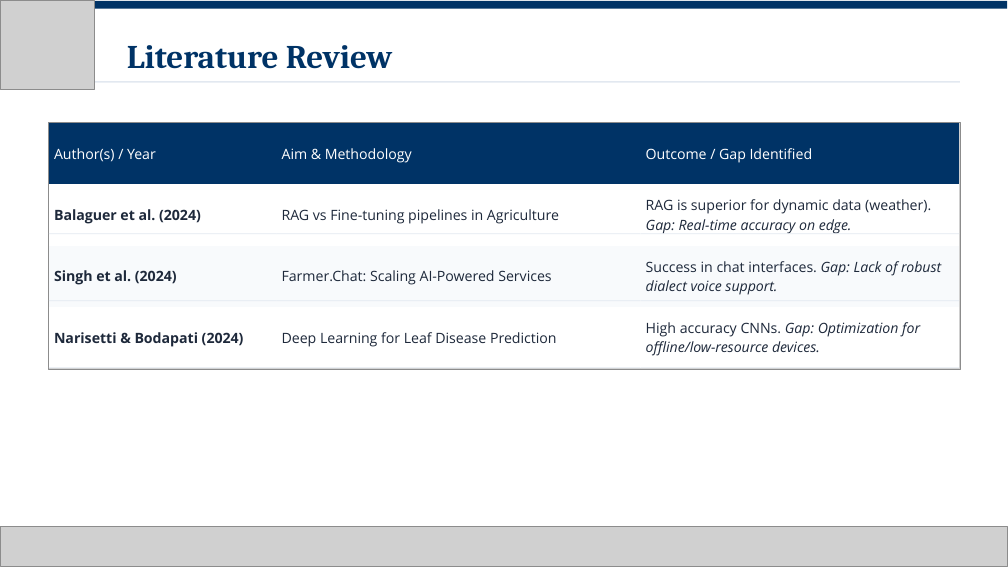
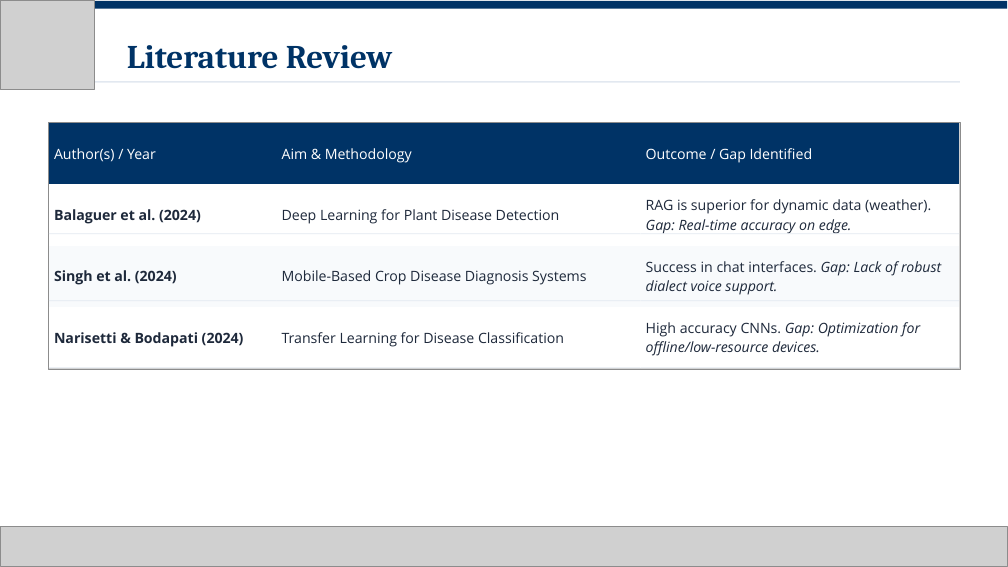
Before and after one commit to KrishnaHarish/RIT-MCA-3sem-2026, a slide deck: slide 6 of AI Agronomist - Phase I Final.pptx. Drawn at 1008x567 pixels with LibreOffice and Linux fonts; fonts in the diff are those of the drawing; grey boxes stand for pictures. Boxes give left, top, right and bottom in pixels: in the first picture for what was removed or moved away, otherwise in the second. Text is boxed around its words. In the diff, an @@ line names an element or a change of style, - is before the commit and + after.

```diff
--- a/AI Agronomist - Phase I Final.pptx
+++ b/AI Agronomist - Phase I Final.pptx
@@ table at <box>49,123,960,368</box> @@
-row 2, column 2: RAG vs Fine-tuning pipelines in Agriculture
+row 2, column 2: Deep Learning for Plant Disease Detection
-row 3, column 2: Farmer.Chat: Scaling AI-Powered Services
+row 3, column 2: Mobile-Based Crop Disease Diagnosis Systems
-row 4, column 2: Deep Learning for Leaf Disease Prediction
+row 4, column 2: Transfer Learning for Disease Classification
```
Also in this commit, not shown: 9 other slides changed.
